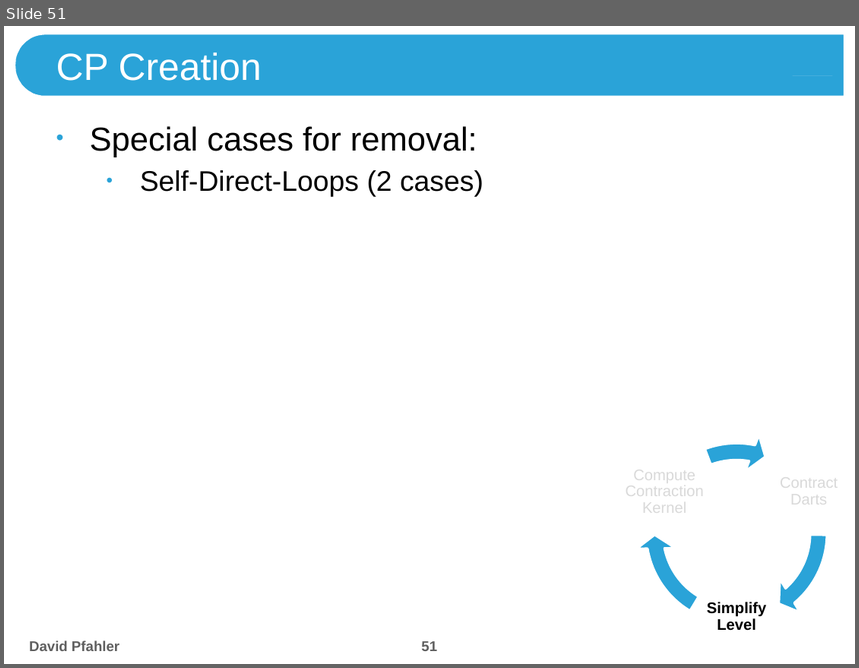
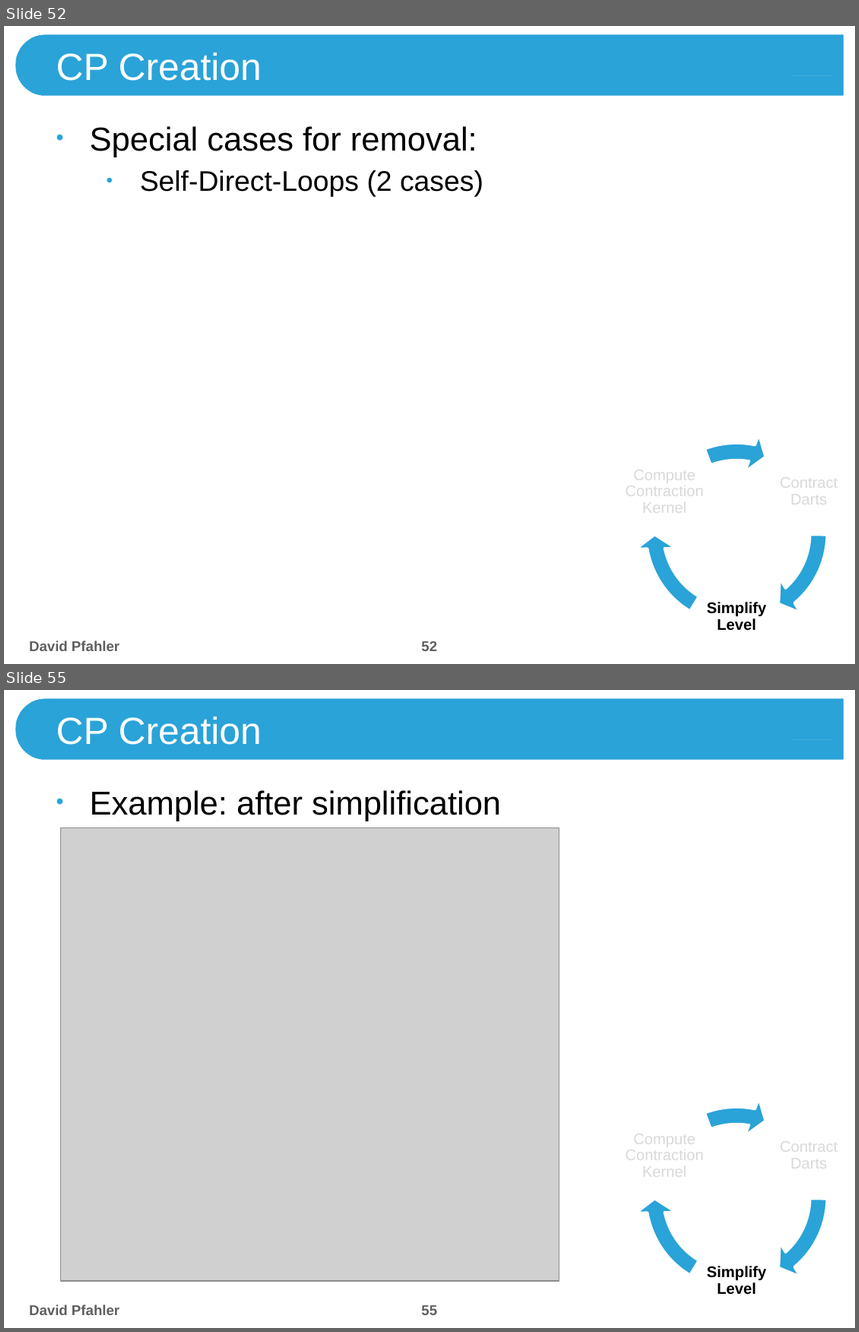
Before and after one commit to theShmoo/CombiPyr-ImSeg, a slide deck: doc/Combinatorial Pyramids.pptx. Shown one above the other, each under a label of ours: slide 51 before the commit, slides 52 and 55 after it; the slides between them are not shown. The pictures are 859x668 and 859x1332 pixels, drawn with LibreOffice and Linux fonts; fonts in the diff are those of the drawing; grey boxes stand for pictures; background and template pictures are left out. Boxes give left, top, right and bottom in pixels: in the first picture for what was removed or moved away, otherwise in the second. Text is boxed around its words. In the diff, an @@ line names an element or a change of style, - is before the commit and + after.

```diff
--- a/doc/Combinatorial Pyramids.pptx
+++ b/doc/Combinatorial Pyramids.pptx
@@ slide 55 added at (x1=4, y1=690, x2=855, y2=1328), background #FFFFFF; not listed: 2 template elements that a slide beside it also shows @@
@@ title added at (x1=56, y1=717, x2=262, y2=745), 32 pt, text #FFFFFF @@
+CP Creation
@@ text added at (x1=90, y1=790, x2=501, y2=821), 28 pt, text #000000 @@
+• Example: after simplification
@@ picture added at (x1=61, y1=828, x2=559, y2=1281) @@
@@ group added at (x1=626, y1=1096, x2=838, y2=1299): 3 texts, 3 circular arrows @@
+Contract Darts
+Simplify Level
+Compute Contraction Kernel
@@ text added at (x1=29, y1=1305, x2=120, y2=1315), 12 pt, text #5F5F5F, bold @@
+David Pfahler
@@ page number added at (x1=421, y1=1306, x2=437, y2=1315), 12 pt, text #5F5F5F, bold @@
+55
@@ what was slide 51 is now slide 52 @@
@@ page number at (x1=421, y1=642, x2=437, y2=651): text changed @@
-51
+52
```
Also in this commit, not shown: 25 slides changed, 4 other slides added, 1 slide removed, 9 other files.
